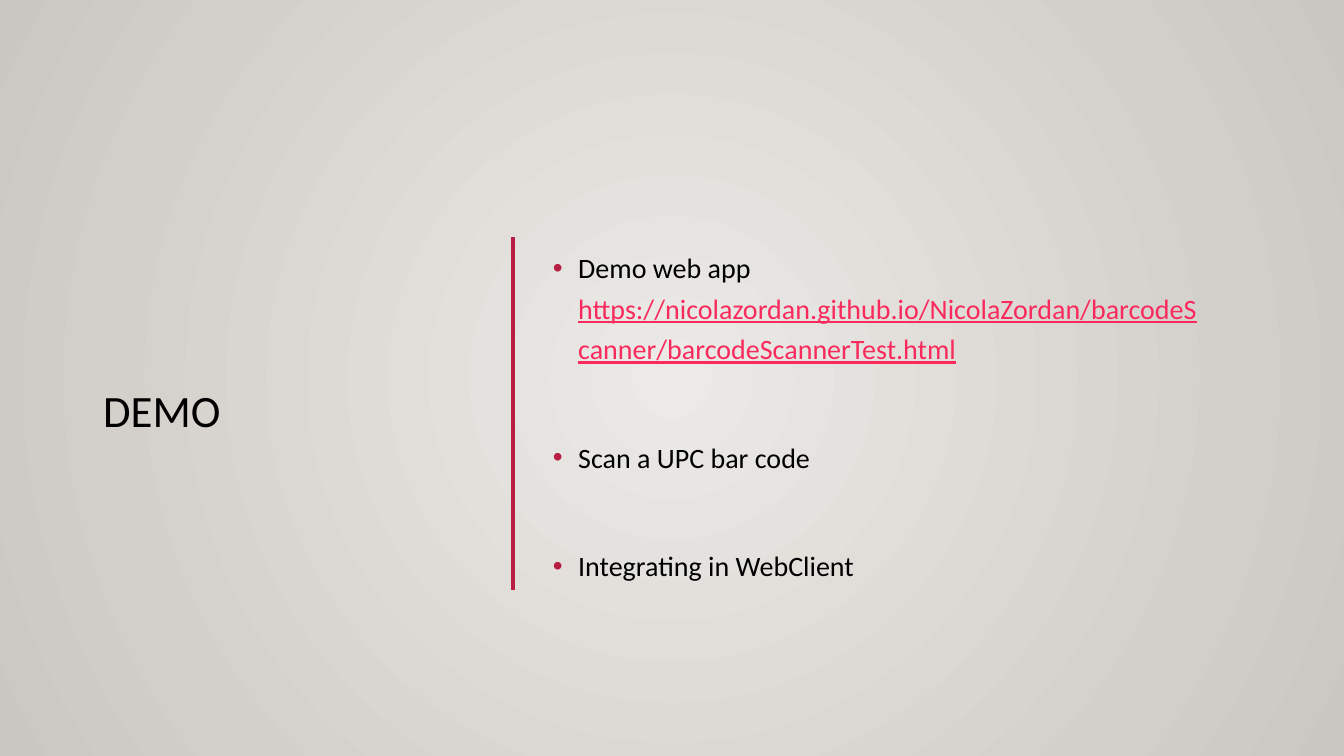
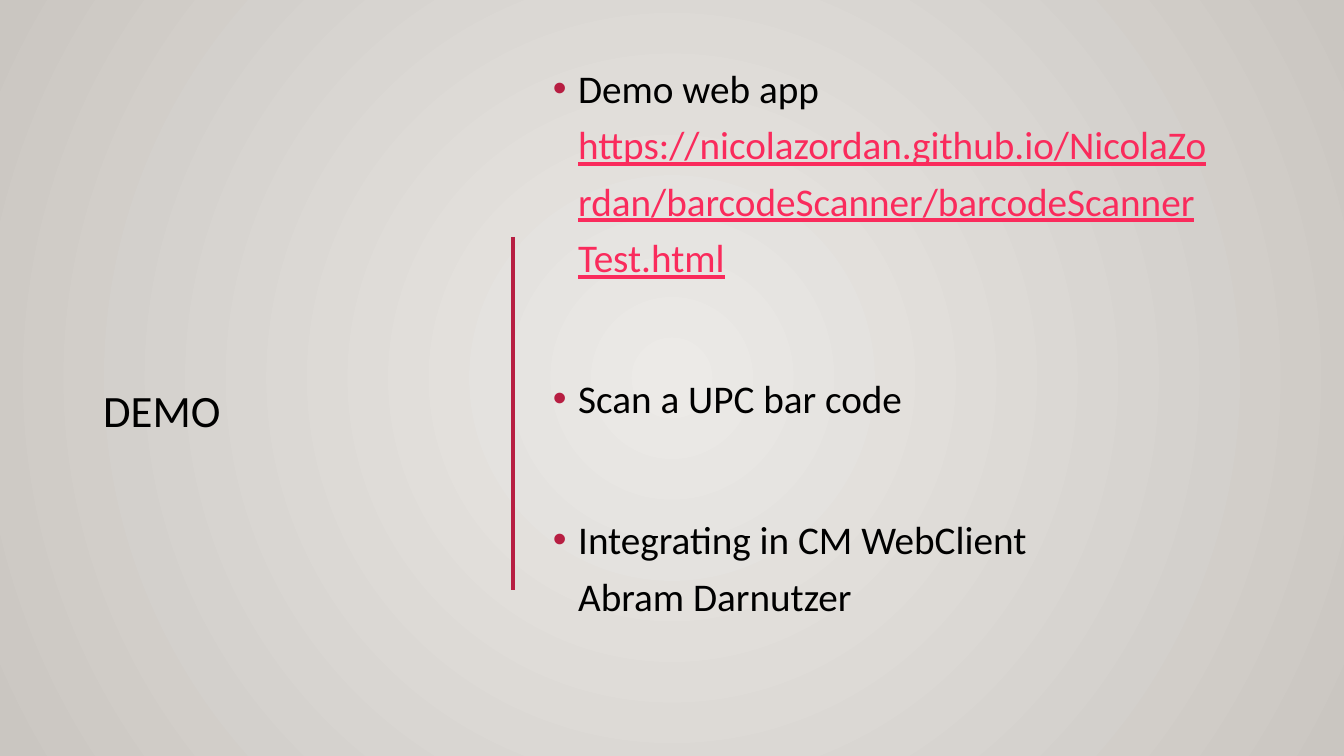
Before and after one commit to NicolaZordan/NicolaZordan, a slide deck: slide 7 of barcodeScanner/barcodeScanner.pptx. Drawn at 1344x756 pixels with LibreOffice and Linux fonts; fonts in the diff are those of the drawing; background and template pictures are left out. Boxes give left, top, right and bottom in pixels: in the first picture for what was removed or moved away, otherwise in the second. Text is boxed around its words. In the diff, an @@ line names an element or a change of style, - is before the commit and + after.

```diff
--- a/barcodeScanner/barcodeScanner.pptx
+++ b/barcodeScanner/barcodeScanner.pptx
@@ text "Demo web app https://nicolazordan.github.io/NicolaZordan/bar ...": place and size @@
-text "Demo web app https://nicolazordan.github.io/NicolaZordan/bar ..." at <box>578,258,1196,581</box>
+text "Demo web app https://nicolazordan.github.io/NicolaZordan/bar ..." at <box>578,75,1206,612</box>
@@ text at <box>578,75,1206,414</box>: size 20 to 28 pt in "Demo web app https://nicolazordan.github.io/NicolaZordan/bar ...", "Scan a UPC bar code" @@
@@ text at <box>578,526,1026,612</box>: text changed; size 20 to 28 pt @@
-• Integrating in WebClient
+• Integrating in CM WebClient
+  Abram Darnutzer
```
Also in this commit, not shown: 4 other slides changed.
